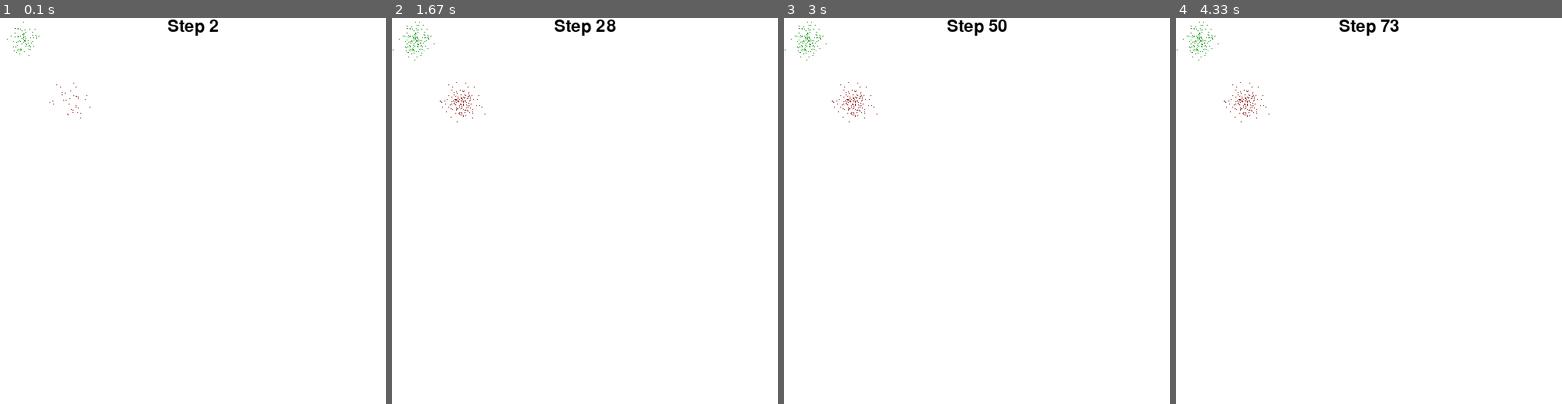
Above: before the commit, frames 1-4 (left to right).
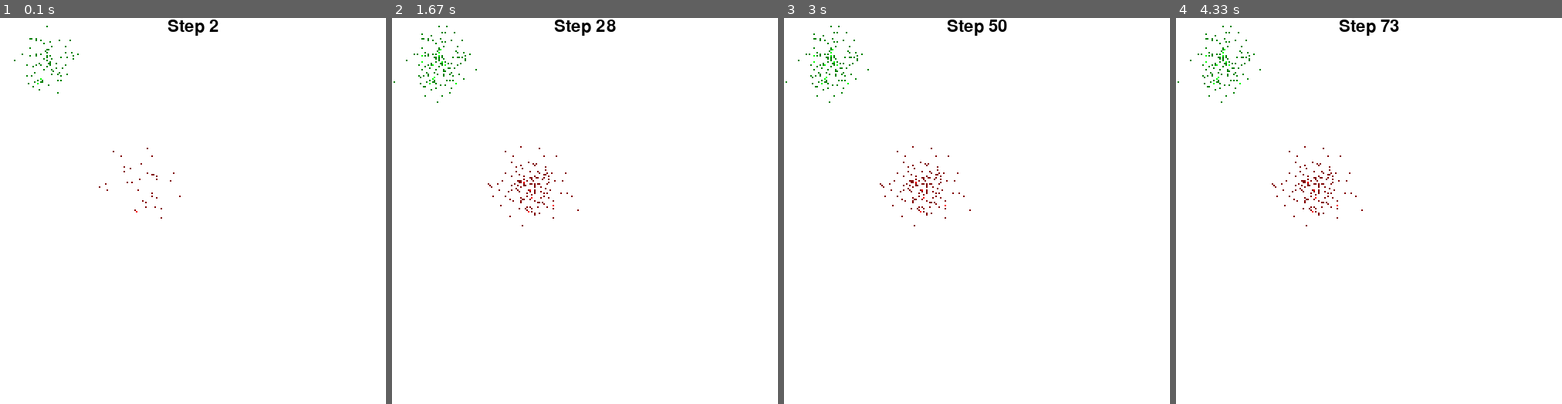
Above: after the commit, the same moments.

Repository: fccoelho/Dengue_Diagnostics
Game: pygame game, started from dengue_envs/envs/dengue_diagnostics.py
Two runs of this game, one before a commit and one after it. Both use one fixed random seed, a clock stepped at 60 frames per second and the inputs below.
Inputs:
- Up to frame 1 (0.1 s): no input
- Up to frame 2 (1.67 s): no input
- Up to frame 3 (3 s): no input
- Up to frame 4 (4.33 s): no input

The runs differ from the first frame. In frame 1, 0.2% of the frame differs, in the area x 1-47%, y 1-52%; in frame 2, 0.5%, in the area x 0-49%, y 1-54%; in frame 3, 0.5%; in frame 4, 0.5%.

Commit message:
Created automatic image resizing

Diff:
--- a/dengue_envs/envs/dengue_diagnostics.py
+++ b/dengue_envs/envs/dengue_diagnostics.py
@@ -1,3 +1,6 @@
+import sys
+sys.path.append('..\..')
+
 # Basic packages
 import copy
 import numpy as np
@@ -124,8 +127,6 @@
         if self.render_mode is not None:
             self._render_init(mode=self.render_mode)
 
-
-
     def _render_init(self, mode="human"):
         """
         Initialize rendering
@@ -136,10 +137,13 @@
         # Setting display size
         self.screen = pygame.display.set_mode(
             size=(self.world.size, self.world.size),
-            depth=32,
+            flags=pygame.SCALED,
         )
         if self.clock is None and self.render_mode == "human":
             self.clock = pygame.time.Clock()
+
+        w, h = pygame.display.get_surface().get_size()
+        self.image_size = (2*w, 2*h)
 
     def _get_obs(self):
         """
@@ -324,16 +328,15 @@
 
     def render(self):
         dmap, cmap = self.world.get_maps_up_to_t(self.t)
-        dsurf = pygame.surfarray.make_surface(dmap*255/dmap.max())
+        dsurf = pygame.transform.scale(pygame.surfarray.make_surface(dmap*255/dmap.max()), self.image_size)
         dsurf.set_palette([(0,x,0) for x in range(0,256)]) # green pallete
         dsurf.set_colorkey((0,0,0)) # Makes surface where the color black is transparent
-        csurf = pygame.surfarray.make_surface(cmap*255/cmap.max())
+        csurf = pygame.transform.scale(pygame.surfarray.make_surface(cmap*255/cmap.max()), self.image_size)
         csurf.set_palette([(x,0,0) for x in range(0,256)]) # red pallete
         csurf.set_colorkey((0,0,0))
 
         # Clear the screen
         self.screen.fill((255, 255, 255))
-
 
         number_font = pygame.font.SysFont(None, 32)
         number_image = number_font.render(
@@ -346,13 +349,9 @@
         self.screen.blit(csurf,(0,0), special_flags=pygame.BLEND_ALPHA_SDL2)
         pygame.display.update()  # Update the display
 
-
-
-
-
 if __name__ == "__main__":
     # Test the environment
-    total_time = 1000
+    total_time = 120
     env = DengueDiagnosticsEnv(epilength=total_time, size=500, render_mode="human")
     obs = env.reset()
 
